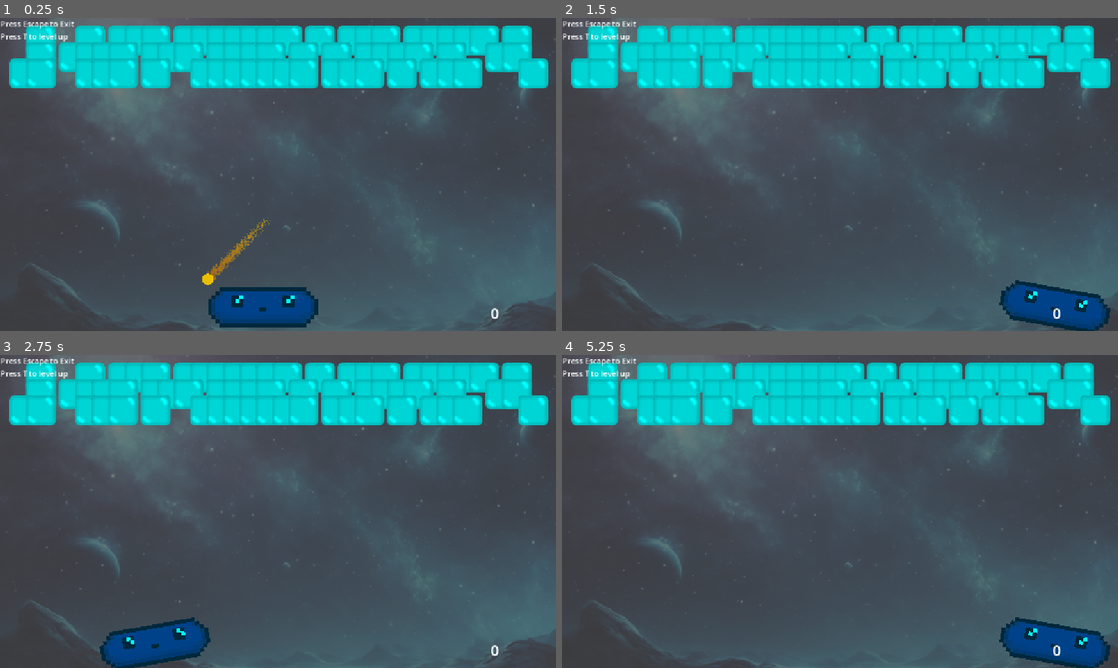
Above: before the commit, frames 1-4 (two rows, left to right).
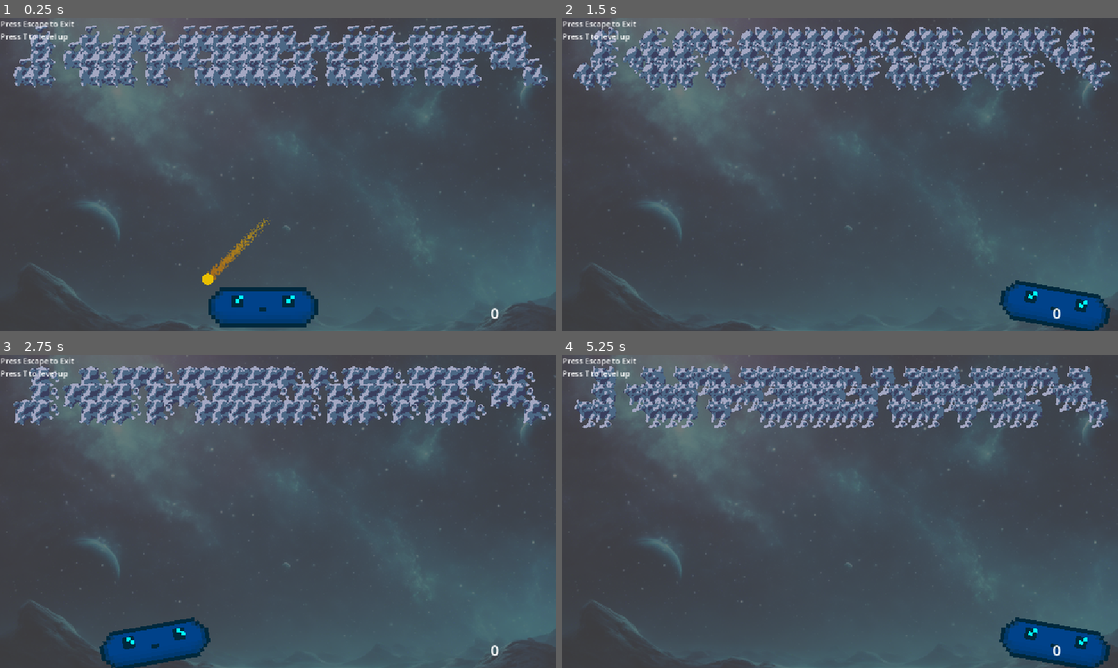
Above: after the commit, the same moments.

Repository: marcibaumel/HEJ_Brick
Game: Godot game, scene res://scenes/levels/endlessLevel.tscn
Same seed, same stepped clock (60 frames per second), same inputs: the game is played once before the commit and once after it. This scene is started directly instead of the project's main scene.
Inputs:
- Up to frame 1 (0.25 s): no input
- Up to frame 2 (1.5 s): tap T (destroy_children) at 0.5 s; hold T (destroy_children) 0.53-1.28 s; hold Right (ui_right) from 0.53 s (still down); tap 1 at 1.35 s
- Up to frame 3 (2.75 s): tap T (destroy_children) at 2 s; release Right (ui_right) at 2.03 s; hold Left (ui_left) from 2.03 s (still down); tap 2 at 2.1 s
- Up to frame 4 (5.25 s): tap T (destroy_children) at 2.75, 3.5 s; tap 3 at 2.85 s; hold T (destroy_children) 3.53-4.28 s; release Left (ui_left) at 4.28 s; hold Right (ui_right) from 4.28 s (still down); tap 1 at 4.35 s; tap 2 at 5.1 s

The runs differ from the first frame. In frame 1, 17% of the frame differs, in the area x 1-99%, y 2-23%; in frame 2, 18%; in frame 3, 18%; in frame 4, 18%, in the area x 1-99%, y 2-24%.

Commit message:
enemy anaimation

Diff:
--- a/brickyMartin/scenes/bricks/brick.tscn
+++ b/brickyMartin/scenes/bricks/brick.tscn
@@ -1,7 +1,366 @@
-[gd_scene load_steps=6 format=3 uid="uid://durp7bi8hfpa1"]
+[gd_scene load_steps=58 format=3 uid="uid://durp7bi8hfpa1"]
 
 [ext_resource type="Script" uid="uid://djt6fqi5jc61k" path="res://scripts/brick.gd" id="1_7oinx"]
 [ext_resource type="Texture2D" uid="uid://bl615d216itbc" path="res://assets/brick.png" id="2_ou3qe"]
+[ext_resource type="Texture2D" uid="uid://cxhd3elo1ma5g" path="res://assets/358525490.png" id="3_ou3qe"]
+
+[sub_resource type="AtlasTexture" id="AtlasTexture_i3s86"]
+atlas = ExtResource("3_ou3qe")
+region = Rect2(4900, 0, 100, 100)
+
+[sub_resource type="AtlasTexture" id="AtlasTexture_nb525"]
+atlas = ExtResource("3_ou3qe")
+region = Rect2(4800, 0, 100, 100)
+
+[sub_resource type="AtlasTexture" id="AtlasTexture_lwfxh"]
+atlas = ExtResource("3_ou3qe")
+region = Rect2(4700, 0, 100, 100)
+
+[sub_resource type="AtlasTexture" id="AtlasTexture_6wdsp"]
+atlas = ExtResource("3_ou3qe")
+region = Rect2(4600, 0, 100, 100)
+
+[sub_resource type="AtlasTexture" id="AtlasTexture_sj7wb"]
+atlas = ExtResource("3_ou3qe")
+region = Rect2(4500, 0, 100, 100)
+
+[sub_resource type="AtlasTexture" id="AtlasTexture_mg2qc"]
+atlas = ExtResource("3_ou3qe")
+region = Rect2(4400, 0, 100, 100)
+
+[sub_resource type="AtlasTexture" id="AtlasTexture_s0ar4"]
+atlas = ExtResource("3_ou3qe")
+region = Rect2(4300, 0, 100, 100)
+
+[sub_resource type="AtlasTexture" id="AtlasTexture_ay0do"]
+atlas = ExtResource("3_ou3qe")
+region = Rect2(4200, 0, 100, 100)
+
+[sub_resource type="AtlasTexture" id="AtlasTexture_1m6h1"]
+atlas = ExtResource("3_ou3qe")
+region = Rect2(4100, 0, 100, 100)
+
+[sub_resource type="AtlasTexture" id="AtlasTexture_8ix5w"]
+atlas = ExtResource("3_ou3qe")
+region = Rect2(4000, 0, 100, 100)
+
+[sub_resource type="AtlasTexture" id="AtlasTexture_8w6lo"]
+atlas = ExtResource("3_ou3qe")
+region = Rect2(3900, 0, 100, 100)
+
+[sub_resource type="AtlasTexture" id="AtlasTexture_n3ojr"]
+atlas = ExtResource("3_ou3qe")
+region = Rect2(3700, 0, 100, 100)
+
+[sub_resource type="AtlasTexture" id="AtlasTexture_xinlx"]
+atlas = ExtResource("3_ou3qe")
+region = Rect2(3800, 0, 100, 100)
+
+[sub_resource type="AtlasTexture" id="AtlasTexture_700ci"]
+atlas = ExtResource("3_ou3qe")
+region = Rect2(3600, 0, 100, 100)
+
+[sub_resource type="AtlasTexture" id="AtlasTexture_f2mfq"]
+atlas = ExtResource("3_ou3qe")
+region = Rect2(3500, 0, 100, 100)
+
+[sub_resource type="AtlasTexture" id="AtlasTexture_lwtsh"]
+atlas = ExtResource("3_ou3qe")
+region = Rect2(3400, 0, 100, 100)
+
+[sub_resource type="AtlasTexture" id="AtlasTexture_jgvrk"]
+atlas = ExtResource("3_ou3qe")
+region = Rect2(3300, 0, 100, 100)
+
+[sub_resource type="AtlasTexture" id="AtlasTexture_q023o"]
+atlas = ExtResource("3_ou3qe")
+region = Rect2(3200, 0, 100, 100)
+
+[sub_resource type="AtlasTexture" id="AtlasTexture_r13xx"]
+atlas = ExtResource("3_ou3qe")
+region = Rect2(3100, 0, 100, 100)
+
+[sub_resource type="AtlasTexture" id="AtlasTexture_mjsa1"]
+atlas = ExtResource("3_ou3qe")
+region = Rect2(3000, 0, 100, 100)
+
+[sub_resource type="AtlasTexture" id="AtlasTexture_qop23"]
+atlas = ExtResource("3_ou3qe")
+region = Rect2(2900, 0, 100, 100)
+
+[sub_resource type="AtlasTexture" id="AtlasTexture_edxj5"]
+atlas = ExtResource("3_ou3qe")
+region = Rect2(2800, 0, 100, 100)
+
+[sub_resource type="AtlasTexture" id="AtlasTexture_g5lok"]
+atlas = ExtResource("3_ou3qe")
+region = Rect2(2700, 0, 100, 100)
+
+[sub_resource type="AtlasTexture" id="AtlasTexture_id81x"]
+atlas = ExtResource("3_ou3qe")
+region = Rect2(2600, 0, 100, 100)
+
+[sub_resource type="AtlasTexture" id="AtlasTexture_wgvgv"]
+atlas = ExtResource("3_ou3qe")
+region = Rect2(2500, 0, 100, 100)
+
+[sub_resource type="AtlasTexture" id="AtlasTexture_urfsw"]
+atlas = ExtResource("3_ou3qe")
+region = Rect2(2400, 0, 100, 100)
+
+[sub_resource type="AtlasTexture" id="AtlasTexture_iy2e8"]
+atlas = ExtResource("3_ou3qe")
+region = Rect2(2300, 0, 100, 100)
+
+[sub_resource type="AtlasTexture" id="AtlasTexture_iw01t"]
+atlas = ExtResource("3_ou3qe")
+region = Rect2(2200, 0, 100, 100)
+
+[sub_resource type="AtlasTexture" id="AtlasTexture_0qg6a"]
+atlas = ExtResource("3_ou3qe")
+region = Rect2(2100, 0, 100, 100)
+
+[sub_resource type="AtlasTexture" id="AtlasTexture_0m5pv"]
+atlas = ExtResource("3_ou3qe")
+region = Rect2(2000, 0, 100, 100)
+
+[sub_resource type="AtlasTexture" id="AtlasTexture_f3smv"]
+atlas = ExtResource("3_ou3qe")
+region = Rect2(1900, 0, 100, 100)
+
+[sub_resource type="AtlasTexture" id="AtlasTexture_hxjqn"]
+atlas = ExtResource("3_ou3qe")
+region = Rect2(1800, 0, 100, 100)
+
+[sub_resource type="AtlasTexture" id="AtlasTexture_we6jy"]
+atlas = ExtResource("3_ou3qe")
+region = Rect2(1200, 0, 100, 100)
+
+[sub_resource type="AtlasTexture" id="AtlasTexture_l3l4u"]
+atlas = ExtResource("3_ou3qe")
+region = Rect2(1100, 0, 100, 100)
+
+[sub_resource type="AtlasTexture" id="AtlasTexture_l0gsg"]
+atlas = ExtResource("3_ou3qe")
+region = Rect2(1000, 0, 100, 100)
+
+[sub_resource type="AtlasTexture" id="AtlasTexture_aj5w4"]
+atlas = ExtResource("3_ou3qe")
+region = Rect2(1700, 0, 100, 100)
+
+[sub_resource type="AtlasTexture" id="AtlasTexture_t1avb"]
+atlas = ExtResource("3_ou3qe")
+region = Rect2(1600, 0, 100, 100)
+
+[sub_resource type="AtlasTexture" id="AtlasTexture_5shqq"]
+atlas = ExtResource("3_ou3qe")
+region = Rect2(1500, 0, 100, 100)
+
+[sub_resource type="AtlasTexture" id="AtlasTexture_y788l"]
+atlas = ExtResource("3_ou3qe")
+region = Rect2(1400, 0, 100, 100)
+
+[sub_resource type="AtlasTexture" id="AtlasTexture_151tp"]
+atlas = ExtResource("3_ou3qe")
+region = Rect2(1300, 0, 100, 100)
+
+[sub_resource type="AtlasTexture" id="AtlasTexture_ego2r"]
+atlas = ExtResource("3_ou3qe")
+region = Rect2(0, 0, 100, 100)
+
+[sub_resource type="AtlasTexture" id="AtlasTexture_o8lxf"]
+atlas = ExtResource("3_ou3qe")
+region = Rect2(100, 0, 100, 100)
+
+[sub_resource type="AtlasTexture" id="AtlasTexture_oo72m"]
+atlas = ExtResource("3_ou3qe")
+region = Rect2(200, 0, 100, 100)
+
+[sub_resource type="AtlasTexture" id="AtlasTexture_31g6j"]
+atlas = ExtResource("3_ou3qe")
+region = Rect2(300, 0, 100, 100)
+
+[sub_resource type="AtlasTexture" id="AtlasTexture_gbuie"]
+atlas = ExtResource("3_ou3qe")
+region = Rect2(400, 0, 100, 100)
+
+[sub_resource type="AtlasTexture" id="AtlasTexture_gdbwf"]
+atlas = ExtResource("3_ou3qe")
+region = Rect2(500, 0, 100, 100)
+
+[sub_resource type="AtlasTexture" id="AtlasTexture_q6lhx"]
+atlas = ExtResource("3_ou3qe")
+region = Rect2(600, 0, 100, 100)
+
+[sub_resource type="AtlasTexture" id="AtlasTexture_va855"]
+atlas = ExtResource("3_ou3qe")
+region = Rect2(700, 0, 100, 100)
+
+[sub_resource type="AtlasTexture" id="AtlasTexture_a33f4"]
+atlas = ExtResource("3_ou3qe")
+region = Rect2(800, 0, 100, 100)
+
+[sub_resource type="AtlasTexture" id="AtlasTexture_2ey3c"]
+atlas = ExtResource("3_ou3qe")
+region = Rect2(900, 0, 100, 100)
+
+[sub_resource type="SpriteFrames" id="SpriteFrames_t63w1"]
+animations = [{
+"frames": [{
+"duration": 1.0,
+"texture": SubResource("AtlasTexture_i3s86")
+}, {
+"duration": 1.0,
+"texture": SubResource("AtlasTexture_nb525")
+}, {
+"duration": 1.0,
+"texture": SubResource("AtlasTexture_lwfxh")
+}, {
+"duration": 1.0,
+"texture": SubResource("AtlasTexture_6wdsp")
+}, {
+"duration": 1.0,
+"texture": SubResource("AtlasTexture_sj7wb")
+}, {
+"duration": 1.0,
+"texture": SubResource("AtlasTexture_mg2qc")
+}, {
+"duration": 1.0,
+"texture": SubResource("AtlasTexture_s0ar4")
+}, {
+"duration": 1.0,
+"texture": SubResource("AtlasTexture_ay0do")
+}, {
+"duration": 1.0,
+"texture": SubResource("AtlasTexture_1m6h1")
+}, {
+"duration": 1.0,
+"texture": SubResource("AtlasTexture_8ix5w")
+}, {
+"duration": 1.0,
+"texture": SubResource("AtlasTexture_8w6lo")
+}, {
+"duration": 1.0,
+"texture": SubResource("AtlasTexture_n3ojr")
+}, {
+"duration": 1.0,
+"texture": SubResource("AtlasTexture_xinlx")
+}, {
+"duration": 1.0,
+"texture": SubResource("AtlasTexture_700ci")
+}, {
+"duration": 1.0,
+"texture": SubResource("AtlasTexture_f2mfq")
+}, {
+"duration": 1.0,
+"texture": SubResource("AtlasTexture_lwtsh")
+}, {
+"duration": 1.0,
+"texture": SubResource("AtlasTexture_jgvrk")
+}, {
+"duration": 1.0,
+"texture": SubResource("AtlasTexture_q023o")
+}, {
+"duration": 1.0,
+"texture": SubResource("AtlasTexture_r13xx")
+}, {
+"duration": 1.0,
+"texture": SubResource("AtlasTexture_mjsa1")
+}, {
+"duration": 1.0,
+"texture": SubResource("AtlasTexture_qop23")
+}, {
+"duration": 1.0,
+"texture": SubResource("AtlasTexture_edxj5")
+}, {
+"duration": 1.0,
+"texture": SubResource("AtlasTexture_g5lok")
+}, {
+"duration": 1.0,
+"texture": SubResource("AtlasTexture_id81x")
+}, {
+"duration": 1.0,
+"texture": SubResource("AtlasTexture_wgvgv")
+}, {
+"duration": 1.0,
+"texture": SubResource("AtlasTexture_urfsw")
+}, {
+"duration": 1.0,
+"texture": SubResource("AtlasTexture_iy2e8")
+}, {
+"duration": 1.0,
+"texture": SubResource("AtlasTexture_iw01t")
+}, {
+"duration": 1.0,
+"texture": SubResource("AtlasTexture_0qg6a")
+}, {
+"duration": 1.0,
+"texture": SubResource("AtlasTexture_0m5pv")
+}, {
+"duration": 1.0,
+"texture": SubResource("AtlasTexture_f3smv")
+}, {
+"duration": 1.0,
+"texture": SubResource("AtlasTexture_hxjqn")
+}, {
+"duration": 1.0,
+"texture": SubResource("AtlasTexture_we6jy")
+}, {
+"duration": 1.0,
+"texture": SubResource("AtlasTexture_l3l4u")
+}, {
+"duration": 1.0,
+"texture": SubResource("AtlasTexture_l0gsg")
+}, {
+"duration": 1.0,
+"texture": SubResource("AtlasTexture_aj5w4")
+}, {
+"duration": 1.0,
+"texture": SubResource("AtlasTexture_t1avb")
+}, {
+"duration": 1.0,
+"texture": SubResource("AtlasTexture_5shqq")
+}, {
+"duration": 1.0,
+"texture": SubResource("AtlasTexture_y788l")
+}, {
+"duration": 1.0,
+"texture": SubResource("AtlasTexture_151tp")
+}, {
+"duration": 1.0,
+"texture": SubResource("AtlasTexture_ego2r")
+}, {
+"duration": 1.0,
+"texture": SubResource("AtlasTexture_o8lxf")
+}, {
+"duration": 1.0,
+"texture": SubResource("AtlasTexture_oo72m")
+}, {
+"duration": 1.0,
+"texture": SubResource("AtlasTexture_31g6j")
+}, {
+"duration": 1.0,
+"texture": SubResource("AtlasTexture_gbuie")
+}, {
+"duration": 1.0,
+"texture": SubResource("AtlasTexture_gdbwf")
+}, {
+"duration": 1.0,
+"texture": SubResource("AtlasTexture_q6lhx")
+}, {
+"duration": 1.0,
+"texture": SubResource("AtlasTexture_va855")
+}, {
+"duration": 1.0,
+"texture": SubResource("AtlasTexture_a33f4")
+}, {
+"duration": 1.0,
+"texture": SubResource("AtlasTexture_2ey3c")
+}],
+"loop": true,
+"name": &"idle",
+"speed": 5.0
+}]
 
 [sub_resource type="RectangleShape2D" id="RectangleShape2D_0w5h4"]
 size = Vector2(30, 31.5)
@@ -16,7 +375,17 @@
 script = ExtResource("1_7oinx")
 
 [node name="Sprite2D" type="Sprite2D" parent="."]
+visible = false
 texture = ExtResource("2_ou3qe")
+
+[node name="AnimatedSprite2D" type="AnimatedSprite2D" parent="."]
+texture_filter = 1
+position = Vector2(2, 2)
+scale = Vector2(1.06, 1.06)
+sprite_frames = SubResource("SpriteFrames_t63w1")
+animation = &"idle"
+autoplay = "idle"
+frame_progress = 0.8044
 
 [node name="CollisionShape2D" type="CollisionShape2D" parent="."]
 position = Vector2(0, -0.5)
Binary file added: brickyMartin/assets/358525490.png
Not shown, added: brickyMartin/assets/358525490.png.import
